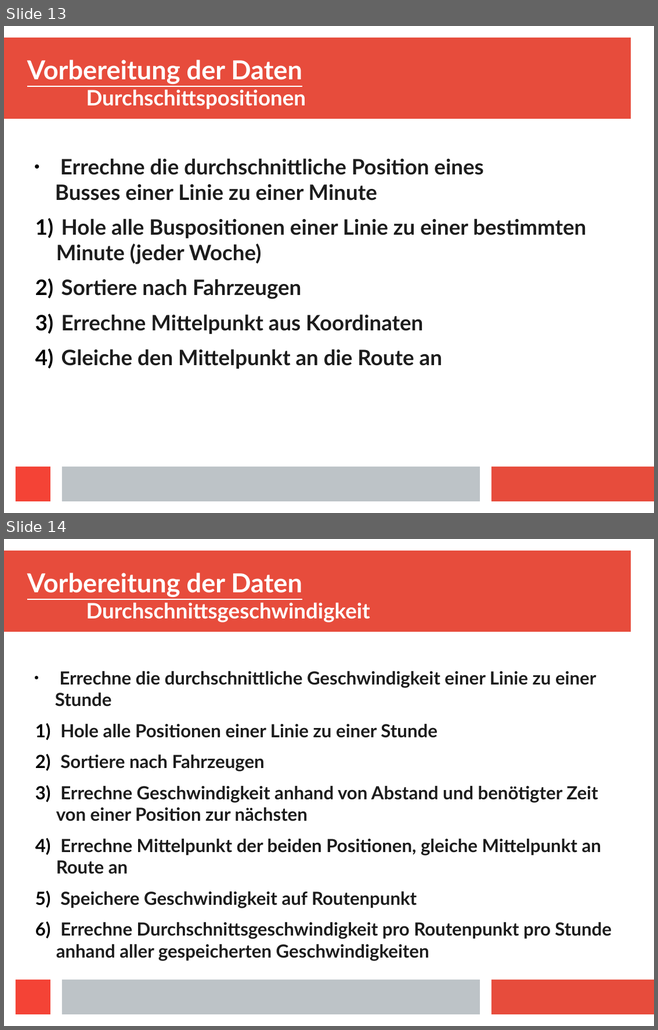
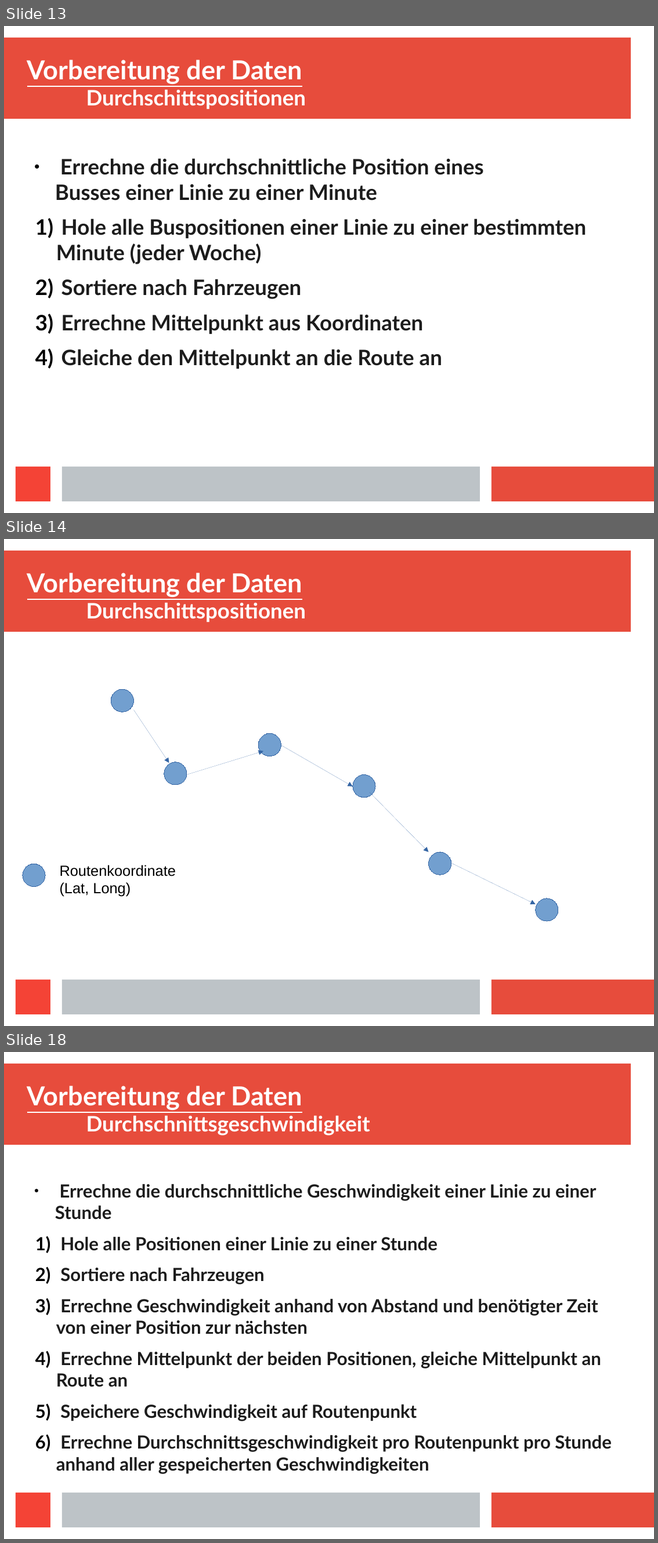
Before and after one commit to Centro1993/Busradar-Visualization, a slide deck: Presentation/Busradar-Mining.odp. Shown one above the other, each under a label of ours: slides 13 and 14 before the commit, slides 13, 14 and 18 after it; the slides between them are not shown. The pictures are 658x1030 and 658x1543 pixels, drawn with LibreOffice and Linux fonts; fonts in the diff are those of the drawing. Boxes give left, top, right and bottom in pixels: in the first picture for what was removed or moved away, otherwise in the second. Text is boxed around its words. In the diff, an @@ line names an element or a change of style, - is before the commit and + after.

Commit message:
added pages to presentation

```diff
--- a/Presentation/Busradar-Mining.odp
+++ b/Presentation/Busradar-Mining.odp
@@ slide 14 added at [4, 539, 654, 1026], background #FFFFFF; not listed: 4 template elements that a slide beside it also shows @@
@@ title added at [27, 573, 306, 622], 26 pt, text #FFFFFF, bold @@
+Vorbereitung der Daten
+Durchschittspositionen
@@ ellipse added at [111, 689, 134, 712], fill #729FCF, outline #3465A4 0 pt @@
@@ arrow added from (134, 710) to (169, 763), #3465A4 0 pt @@
@@ ellipse added at [258, 733, 281, 756], fill #729FCF, outline #3465A4 0 pt @@
@@ arrow added from (281, 745) to (353, 787), #3465A4 0 pt @@
@@ ellipse added at [164, 762, 187, 785], fill #729FCF, outline #3465A4 0 pt @@
@@ arrow added from (187, 775) to (263, 751), #3465A4 0 pt @@
@@ ellipse added at [353, 775, 375, 798], fill #729FCF, outline #3465A4 0 pt @@
@@ arrow added from (369, 792) to (429, 852), #3465A4 0 pt @@
@@ ellipse added at [23, 864, 45, 887], fill #729FCF, outline #3465A4 0 pt @@
@@ text added at [60, 865, 176, 897], 18 pt, text #000000 @@
+Routenkoordinate (Lat, Long)
@@ ellipse added at [429, 852, 451, 875], fill #729FCF, outline #3465A4 0 pt @@
@@ arrow added from (451, 863) to (535, 904), #3465A4 0 pt @@
@@ ellipse added at [535, 899, 558, 922], fill #729FCF, outline #3465A4 0 pt @@
@@ what was slide 14 is now slide 18 @@
```
Also in this commit, not shown: 3 other slides added, 1 other file.
